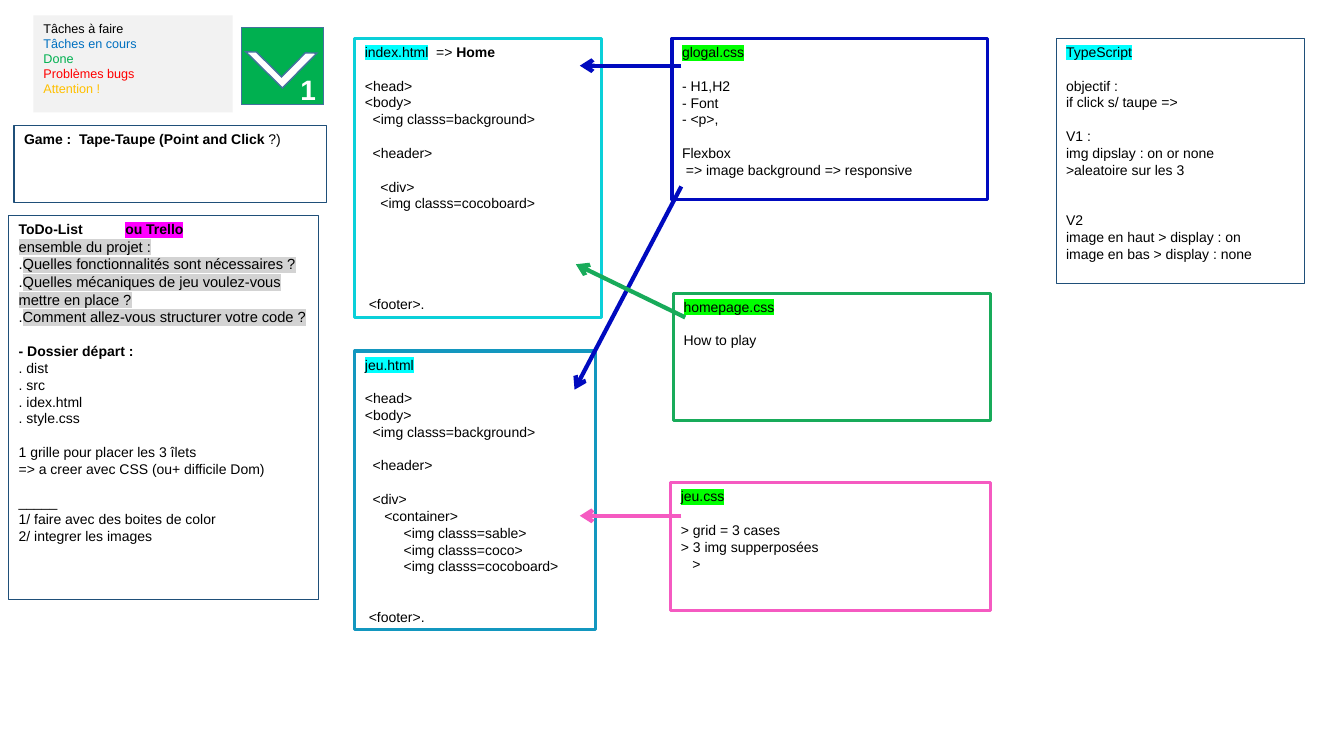
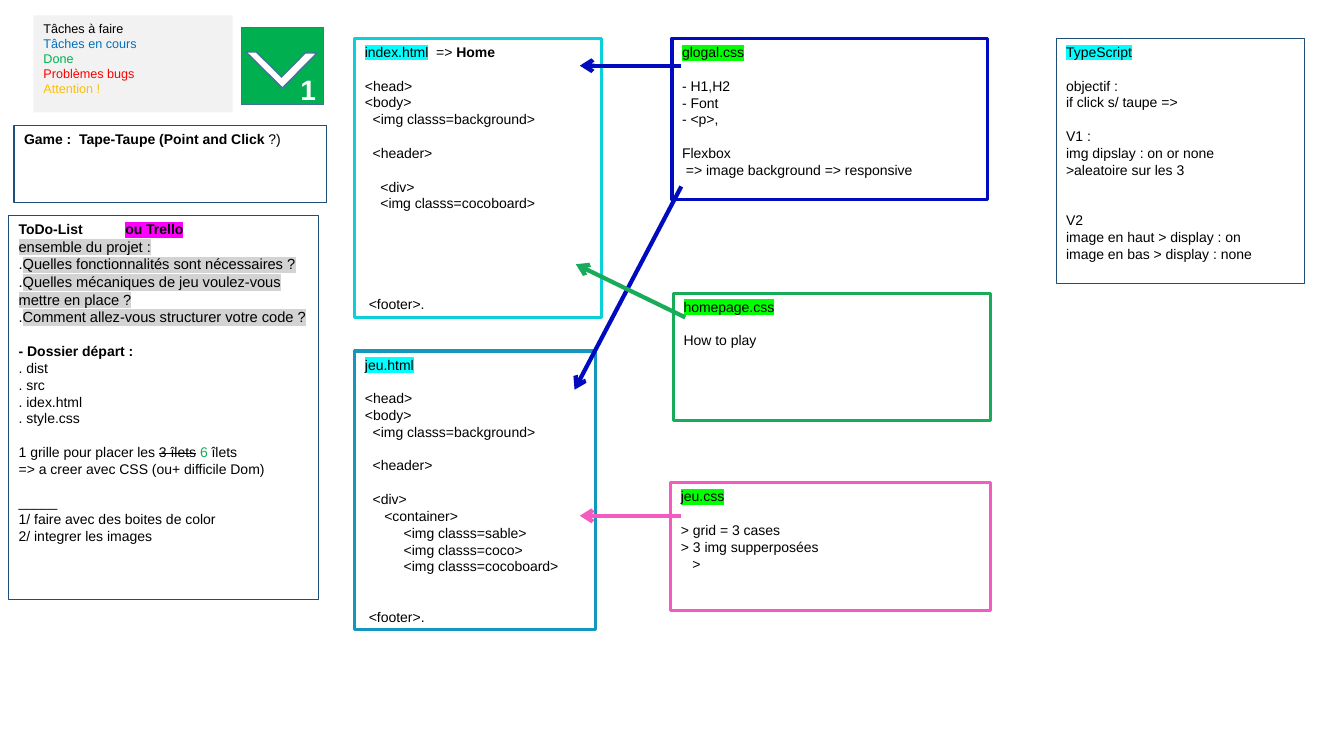
Before and after one commit to Laurence-LaurencE/B4_game-jam, a slide deck: slide 2 of 0_doc/RessouMaquette.pptx. Drawn at 1344x756 pixels with LibreOffice and Linux fonts; fonts in the diff are those of the drawing. Boxes give left, top, right and bottom in pixels: in the first picture for what was removed or moved away, otherwise in the second. Text is boxed around its words. In the diff, an @@ line names an element or a change of style, - is before the commit and + after.

```diff
--- a/0_doc/RessouMaquette.pptx
+++ b/0_doc/RessouMaquette.pptx
@@ text in rectangle at <box>19,446,238,460</box>: text changed @@
-1 grille pour placer les 3 îlets
+1 grille pour placer les 3 îlets 6 îlets
```
Also in this commit, not shown: 2 other slides changed, 1 slide added, 4 other files.
